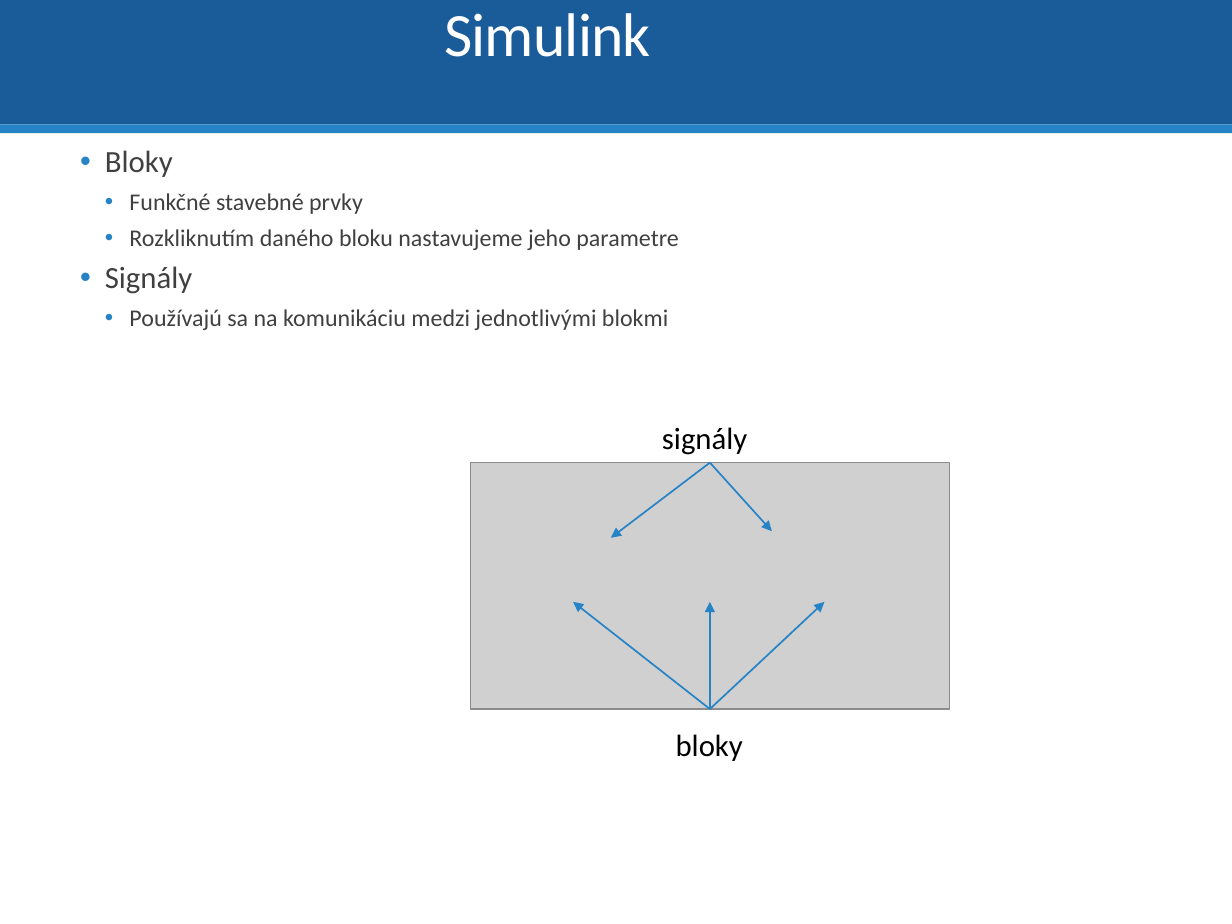
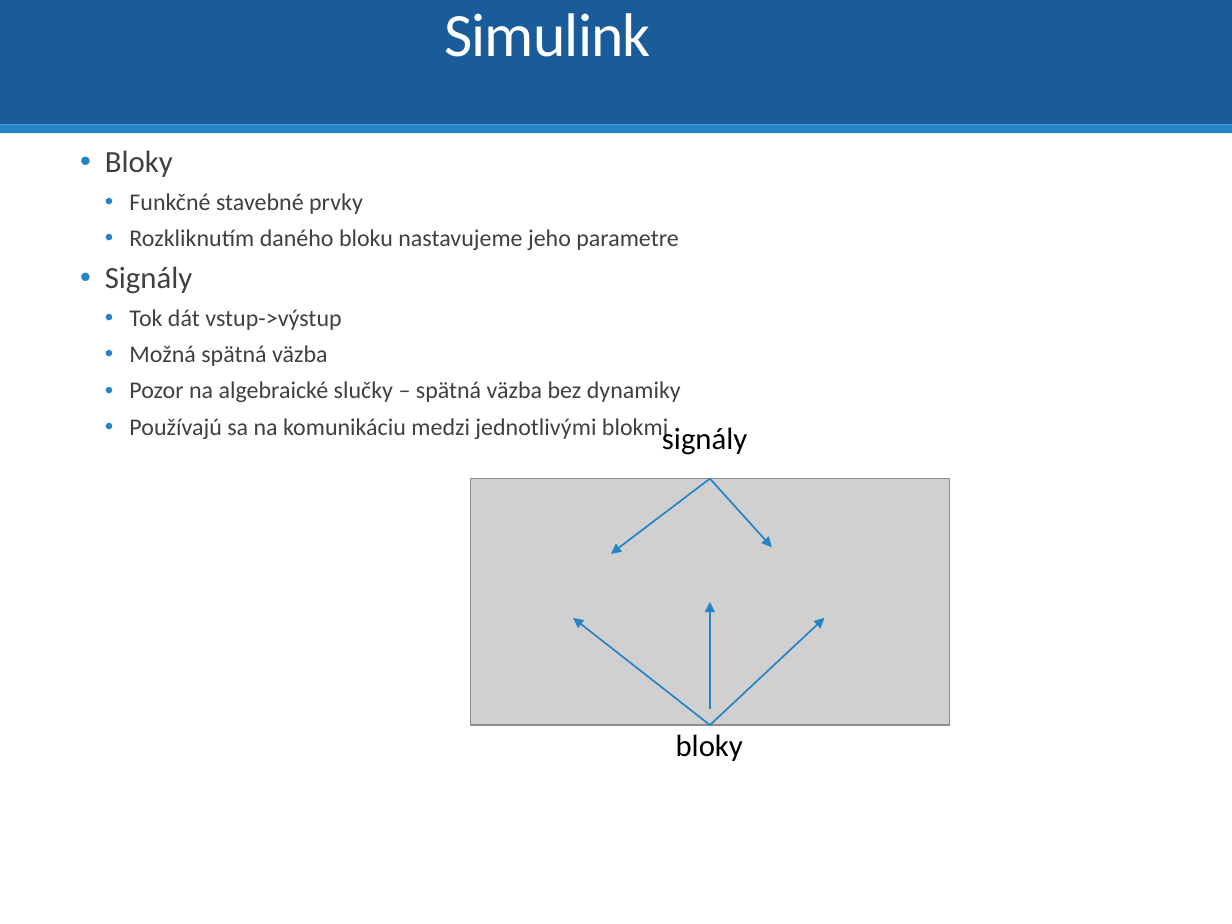
Before and after one commit to dodekm/TeamProjektKybernetika, a slide deck: slide 32 of Nove prednasky/TP_P1.pptx (slide 36 before the commit). Drawn at 1232x924 pixels with LibreOffice and Linux fonts; fonts in the diff are those of the drawing; grey boxes stand for pictures. Boxes give left, top, right and bottom in pixels: in the first picture for what was removed or moved away, otherwise in the second. Text is boxed around its words. In the diff, an @@ line names an element or a change of style, - is before the commit and + after.

```diff
--- a/Nove prednasky/TP_P1.pptx
+++ b/Nove prednasky/TP_P1.pptx
@@ text at box(129, 309, 681, 402): paragraphs added @@
+    • Tok dát vstup->výstup
+    • Možná spätná väzba
+    • Pozor na algebraické slučky – spätná väzba bez dynamiky
@@ 4 arrows, 1 picture: place and size @@
-4 arrows, 1 picture at box(471, 463, 950, 710)
+4 arrows, 1 picture at box(471, 479, 950, 726)
```
Also in this commit, not shown: 10 other slides changed, 3 slides added, 9 slides removed.
